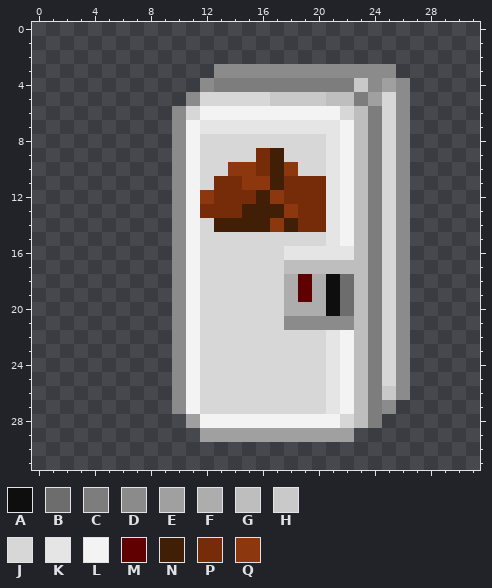
Pixel-art sprite -- PiazzaPanic1/PiazzaPanic1-main/assets/tilemaps/tiles/fridgemeat.png. The first picture shows the starting point.
The file is 32x32 pixels. Colours within 5 levels of each other are drawn and written as one.
Palette (. is transparent): A #0e0e0e  B #6d6d6d  C #7d7d7d  D #8b8b8b  E #a0a0a0  F #adadad  G #bebebe  H #c9c9c9  J #d7d7d7  K #e5e5e5  L #f3f3f3  M #600101  N #411e06  P #762b09  Q #8c370d
Pixels before, first column x 10:
 3 ...DDDDDDDDDDDDD.
 4 ..DCCCCCCCCCCHDED
 5 .DJJJJJHHHHGGCEJD
 6 DJLLLLLLLLLLJGCJD
 7 DLKKKKKKKKKKLGCJD
 8 DLJJJJJJJJJKLGCJD
 9 DLJJJJPNJJJKLGCJD
10 DLJJQQPNQJJKLGCJD
11 DLJPPQQNPPPKLGCJD
12 DLQPPPNQPPPKLGCJD
13 DLPPPNNNQPPKLGCJD
14 DLJNNNNQNPPKLGCJD
15 DLJJJJJJJJJKLGCJD
16 DLJJJJJJKKKKKGCJD
17 DLJJJJJJGGGGGGCJD
18 DLJJJJJJFMFABGCJD
19 DLJJJJJJFMFABGCJD
20 DLJJJJJJFFFABGCJD
21 DLJJJJJJDDDDDGCJD
22 DLJJJJJJJJJKLGCJD
23 DLJJJJJJJJJKLGCJD
24 DLJJJJJJJJJKLGCJD
25 DLJJJJJJJJJKLGCJD
26 DLJJJJJJJJJKLGCHD
27 DLJJJJJJJJJKLGCD.
28 .ELLLLLLLLLLJGC..
29 ..EEEEEEEEEEE....
New version:
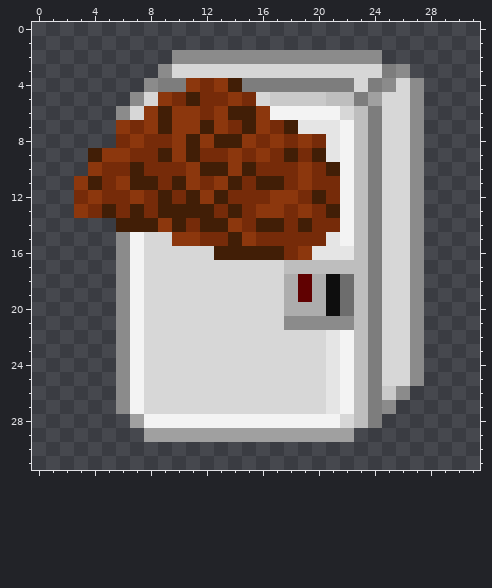
Edits made:
Changed rows in their new state; - is an unchanged pixel.
first column x 3:
 2 -------DDDDDDDDDDDDDDD---
 3 ------DJJJJJJJJJJJJJJJCD-
 4 -----DCCQPQN--------JCDJD
 5 ----DJQPNPPQP----------JD
 6 ---DJQNQQPQNNQ---------JD
 7 ---QPQNQQNQPNQPN-------JD
 8 ---PQPPQNQNNQPQPQP-----JD
 9 -NQQPPNQNPPQPQPNPN-----JD
10 -QPPNPPPQNN-N-PPQPN----JD
11 QNPQNNPNQPQNPN--Q-P----JD
12 PQPPQPNPN-N--P-Q-NP----JD
13 QPNPNPNNNN-NPQQPQ-N----JD
14 ---NNNQNPN-QP-NPN-P----JD
15 ---DLJJQQPPNQPPPPP-----JD
16 ---DLJJJJ-NNNNNPQ------JD
17 ---DLJJJJ--------------JD
18 ---DLJJJJ--------------JD
19 ---DLJJJJ--------------JD
20 ---DLJJJJ--------------JD
21 ---DLJJJJ--------------JD
22 ---DLJJJJ--------------JD
23 ---DLJJJJ--------------JD
24 ---DLJJJJ--------------JD
25 ---DLJJJJ--------------JD
26 ---DLJJJJ----------------
27 ---DLJJJJ----------------
28 ----ELLLL----------------
29 -----EEEE----------------
Pixel boxes of the changes (left, top, right, bottom) in both pictures:
changed: (74, 50, 424, 442)
